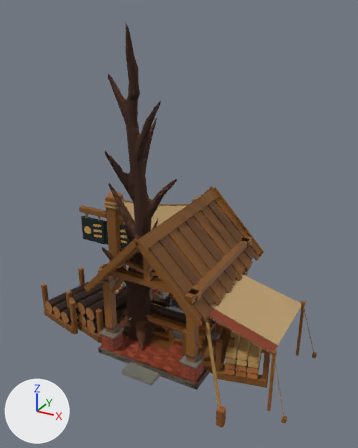
One commit to the glTF model crew-meshy-v15/viewer/deckhand-v15.glb: the scene before it, then after it.
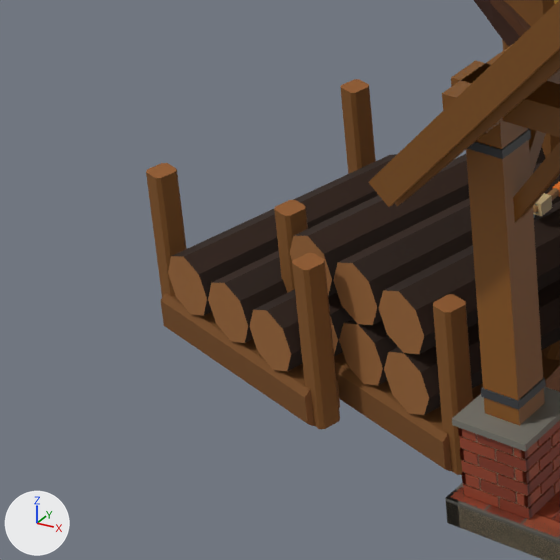
The first picture shows the older version from a 50 mm lens placed at (5.11, -8.37, 6.5), pointed at (0.81, -0.55, 2.59). The close-ups show the older and then the newer version on the part from 4% to 34% of the width and 56% to 80% of the height of that picture. Only the edits that show in the close-ups are written down. The axes (+X, +Y, +Z) are drawn at lower left. The lights are the same throughout. Where no turn or scale is listed for an object, it has been applied to the vertices.

In view in the first close-up: 'Input_Log_01', 'Input_Log_02', 'Input_Log_03.001', 'Input_Log_04', 'Input_Log_05', 'Input_Log_06', 'Mill2_BoardRoof', 'Mill2_BrickPlinth', 'Mill2_Frame', 'Mill2_Piers', 'Mill_InputCradle', 'Mill_InputCradle.001' and 10 more.
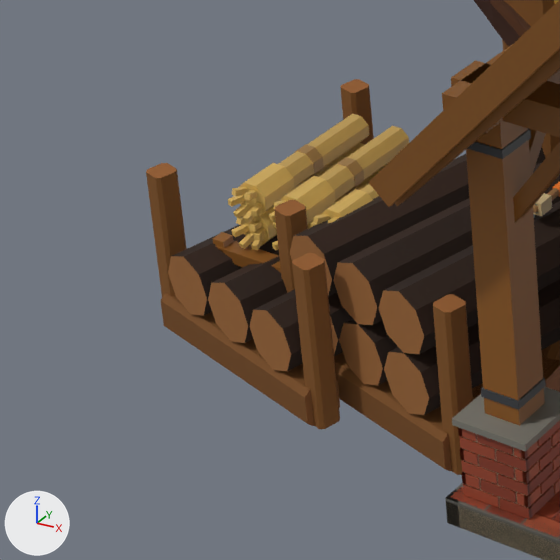
Boxes [x1, y1, x2, y2] around the edits, measured in the close-ups (560 x 560 px):
'Input_Sheaf_04', added (brown)
    after: [228, 114, 369, 223]
'Input_Sheaf_05', added (brown)
    after: [269, 126, 409, 229]
'Input_Sheaf_01', added
    after: [231, 143, 364, 250]
'Input_Container_Rack', added (brown)
    after: [212, 232, 281, 273]
'Input_Sheaf_06', added (orange)
    after: [310, 184, 379, 227]
'Input_Sheaf_02', added (mostly hidden)
    after: [272, 164, 387, 250]

Diff of the bpy script that builds the scene:
```diff
--- a/crew-meshy-v15/viewer/deckhand-v15.glb.py
+++ b/crew-meshy-v15/viewer/deckhand-v15.glb.py
@@ mat_defaultmaterial_083 @@
+mat_defaultmaterial_083 = bpy.data.materials.new('DefaultMaterial.083')
+mat_defaultmaterial_083.use_nodes = True; mat_defaultmaterial_083.node_tree.nodes.clear()
+_N = mat_defaultmaterial_083.node_tree.nodes; _L = mat_defaultmaterial_083.node_tree.links
+n0 = _N.new('ShaderNodeOutputMaterial'); n0.name = 'Material Output'
+n1 = _N.new('ShaderNodeBsdfPrincipled'); n1.name = 'Principled BSDF'
+n2 = _N.new('ShaderNodeVertexColor'); n2.name = 'Color Attribute'
+_L.new(n1.outputs[0], n0.inputs[0])  # 'BSDF' to 'Surface'
+_L.new(n2.outputs[0], n1.inputs[0])  # 'Color' to 'Base Color'
@@ mat_defaultmaterial_082 @@
+mat_defaultmaterial_082 = bpy.data.materials.new('DefaultMaterial.082')
+mat_defaultmaterial_082.use_nodes = True; mat_defaultmaterial_082.node_tree.nodes.clear()
+_N = mat_defaultmaterial_082.node_tree.nodes; _L = mat_defaultmaterial_082.node_tree.links
+n0 = _N.new('ShaderNodeOutputMaterial'); n0.name = 'Material Output'
+n1 = _N.new('ShaderNodeBsdfPrincipled'); n1.name = 'Principled BSDF'
+n2 = _N.new('ShaderNodeVertexColor'); n2.name = 'Color Attribute'
+_L.new(n1.outputs[0], n0.inputs[0])  # 'BSDF' to 'Surface'
+_L.new(n2.outputs[0], n1.inputs[0])  # 'Color' to 'Base Color'
@@ mat_defaultmaterial_081 @@
+mat_defaultmaterial_081 = bpy.data.materials.new('DefaultMaterial.081')
+mat_defaultmaterial_081.use_nodes = True; mat_defaultmaterial_081.node_tree.nodes.clear()
+_N = mat_defaultmaterial_081.node_tree.nodes; _L = mat_defaultmaterial_081.node_tree.links
+n0 = _N.new('ShaderNodeOutputMaterial'); n0.name = 'Material Output'
+n1 = _N.new('ShaderNodeBsdfPrincipled'); n1.name = 'Principled BSDF'
+n2 = _N.new('ShaderNodeVertexColor'); n2.name = 'Color Attribute'
+_L.new(n1.outputs[0], n0.inputs[0])  # 'BSDF' to 'Surface'
+_L.new(n2.outputs[0], n1.inputs[0])  # 'Color' to 'Base Color'
@@ mat_defaultmaterial_080 @@
+mat_defaultmaterial_080 = bpy.data.materials.new('DefaultMaterial.080')
+mat_defaultmaterial_080.use_nodes = True; mat_defaultmaterial_080.node_tree.nodes.clear()
+_N = mat_defaultmaterial_080.node_tree.nodes; _L = mat_defaultmaterial_080.node_tree.links
+n0 = _N.new('ShaderNodeOutputMaterial'); n0.name = 'Material Output'
+n1 = _N.new('ShaderNodeBsdfPrincipled'); n1.name = 'Principled BSDF'
+n2 = _N.new('ShaderNodeVertexColor'); n2.name = 'Color Attribute'
+_L.new(n1.outputs[0], n0.inputs[0])  # 'BSDF' to 'Surface'
+_L.new(n2.outputs[0], n1.inputs[0])  # 'Color' to 'Base Color'
@@ ob_input_container_rack @@
+ob_input_container_rack = bpy.data.objects.new('Input_Container_Rack', me_input_container_rack)  # 80 vertices, 120 faces; spans x -1.935..-1.124, y -0.765..0.153, z 0.0..0.489
+ob_input_container_rack.location = (-0.153, -0.474, -0.092)
@@ ob_input_sheaf_06 @@
+ob_input_sheaf_06 = bpy.data.objects.new('Input_Sheaf_06', me_input_sheaf_06)  # 96 vertices, 156 faces; spans x -1.381..-1.219, y -0.736..0.057, z 0.61..0.766
+ob_input_sheaf_06.location = (-0.153, -0.474, -0.092)
@@ ob_input_sheaf_05 @@
+ob_input_sheaf_05 = bpy.data.objects.new('Input_Sheaf_05', me_input_sheaf_05)  # 96 vertices, 156 faces; spans x -1.61..-1.448, y -0.736..0.057, z 0.611..0.766
+ob_input_sheaf_05.location = (-0.153, -0.474, -0.092)
@@ ob_input_sheaf_04 @@
+ob_input_sheaf_04 = bpy.data.objects.new('Input_Sheaf_04', me_input_sheaf_04)  # 96 vertices, 156 faces; spans x -1.84..-1.679, y -0.736..0.057, z 0.609..0.766
+ob_input_sheaf_04.location = (-0.153, -0.474, -0.092)
@@ ob_input_sheaf_02 @@
+ob_input_sheaf_02 = bpy.data.objects.new('Input_Sheaf_02', me_input_sheaf_02)  # 96 vertices, 156 faces; spans x -1.61..-1.448, y -0.736..0.057, z 0.464..0.621
+ob_input_sheaf_02.location = (-0.153, -0.474, -0.092)
@@ ob_input_sheaf_01 @@
+ob_input_sheaf_01 = bpy.data.objects.new('Input_Sheaf_01', me_input_sheaf_01)  # 96 vertices, 156 faces; spans x -1.839..-1.678, y -0.736..0.057, z 0.465..0.621
+ob_input_sheaf_01.location = (-0.153, -0.474, -0.092)
```
